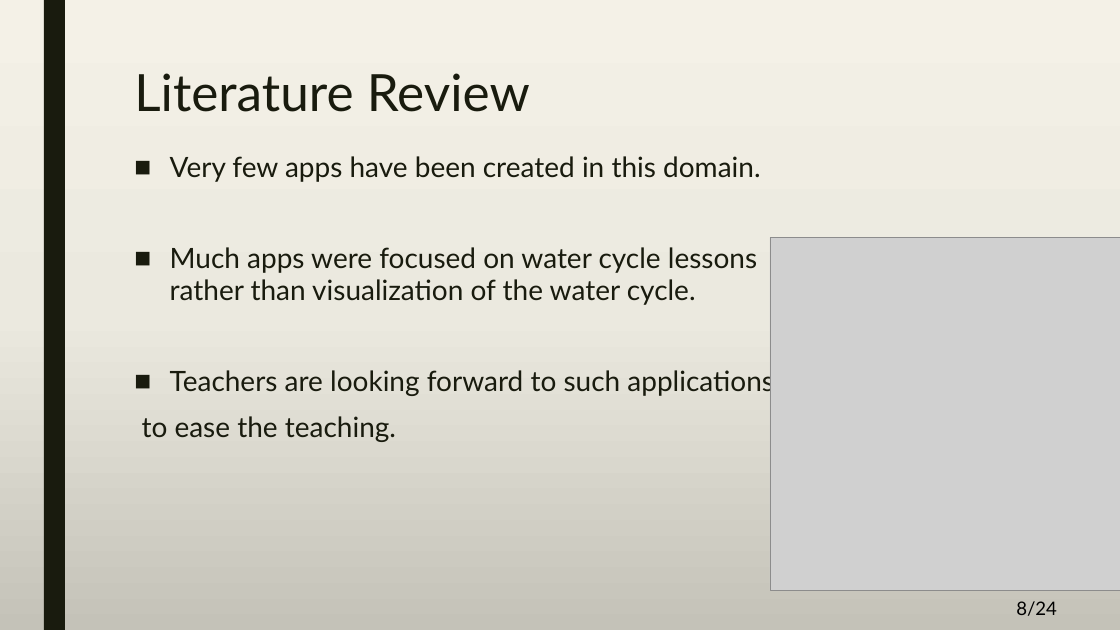
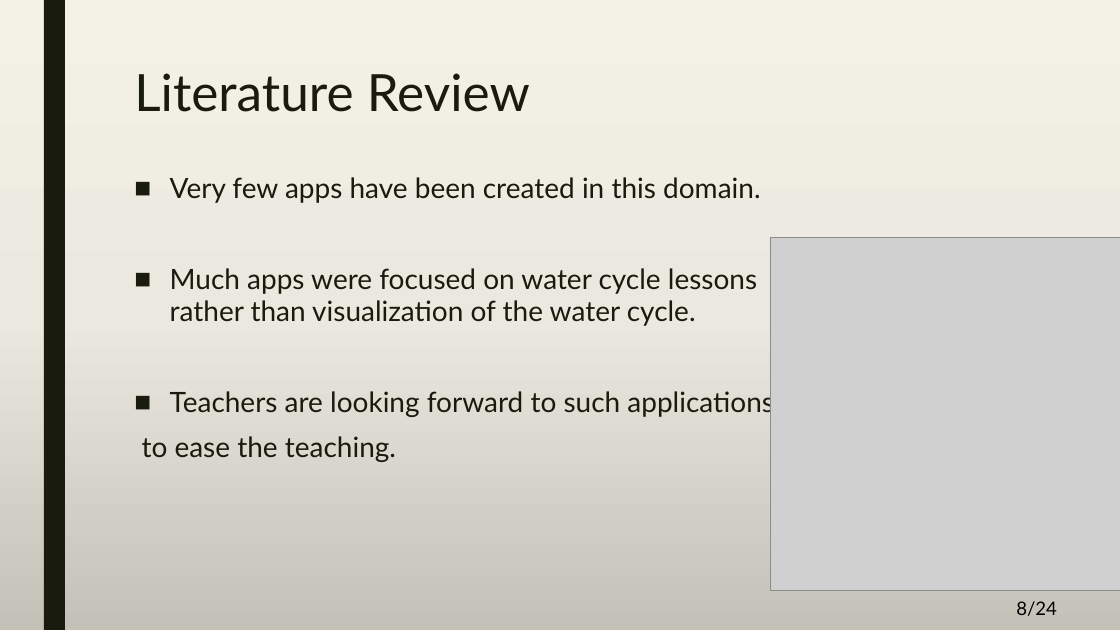
Before and after one commit to A-3li/Capstone, a slide deck: slide 8 of Capstone.pptx. Drawn at 1120x630 pixels with LibreOffice and Linux fonts; fonts in the diff are those of the drawing; grey boxes stand for pictures. Boxes give left, top, right and bottom in pixels: in the first picture for what was removed or moved away, otherwise in the second. Text is boxed around its words. In the diff, an @@ line names an element or a change of style, - is before the commit and + after.

```diff
--- a/Capstone.pptx
+++ b/Capstone.pptx
@@ text "Very few apps have been ...": place and size @@
-text "Very few apps have been ..." at bbox=[142, 156, 774, 442]
+text "Very few apps have been ..." at bbox=[142, 177, 774, 462]
```
